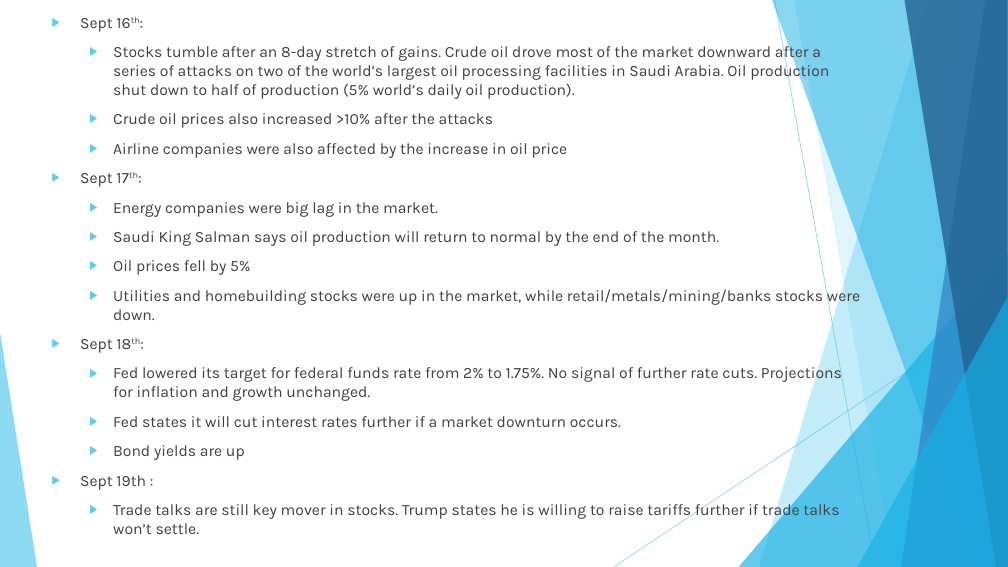
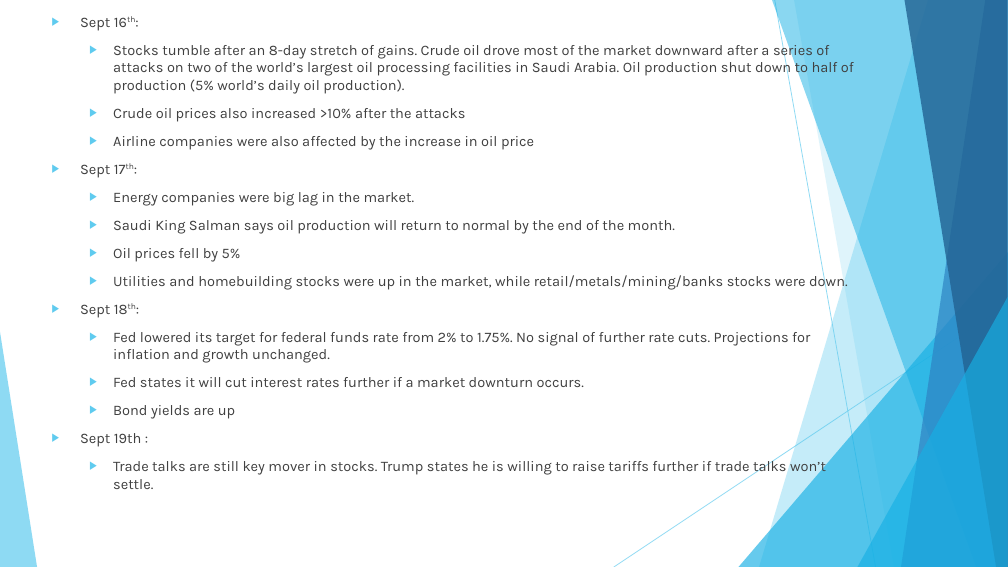
Before and after one commit to israeldi/quantlab, a slide deck: slide 3 of files/Market Reports/Market Update 9.19.19.pptx. Drawn at 1008x567 pixels with LibreOffice and Linux fonts; fonts in the diff are those of the drawing. Boxes give left, top, right and bottom in pixels: in the first picture for what was removed or moved away, otherwise in the second. Text is boxed around its words. In the diff, an @@ line names an element or a change of style, - is before the commit and + after.

```diff
--- a/files/Market Reports/Market Update 9.19.19.pptx
+++ b/files/Market Reports/Market Update 9.19.19.pptx
@@ text "Sept 16th:" at [80,17,854,489]: size 15 to 13.9 pt @@
```
Also in this commit, not shown: 2 other files.
